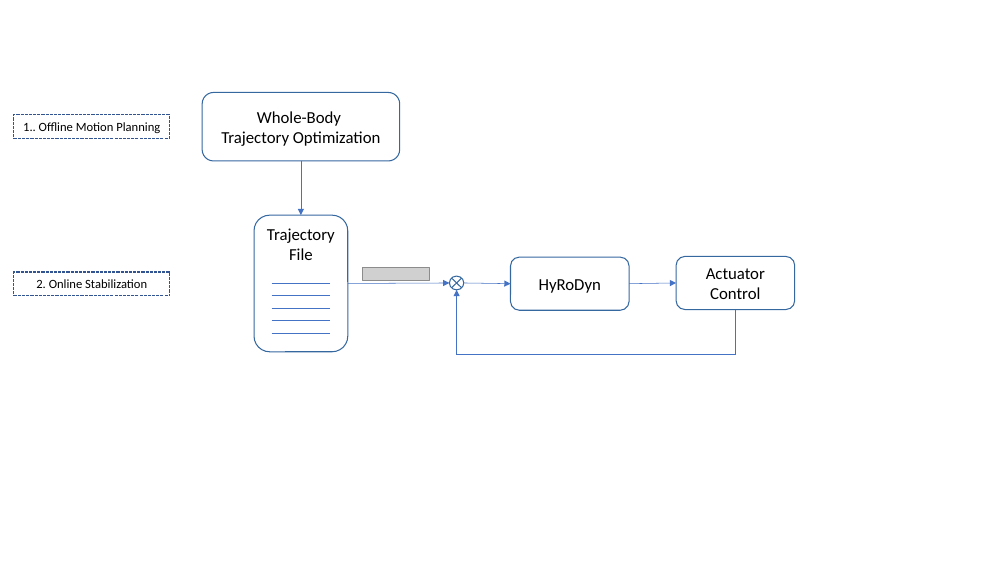
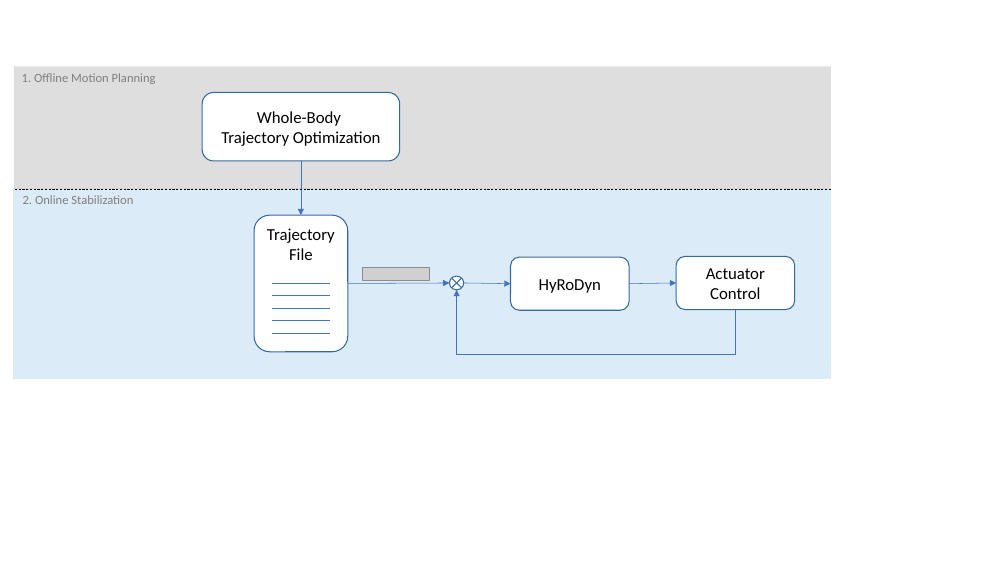
Before and after one commit to julesser/ma-thesis, a slide deck: slide 3 of img/pptGraphs.pptx. Drawn at 1008x567 pixels with LibreOffice and Linux fonts; fonts in the diff are those of the drawing; grey boxes stand for pictures. Boxes give left, top, right and bottom in pixels: in the first picture for what was removed or moved away, otherwise in the second. Text is boxed around its words. In the diff, an @@ line names an element or a change of style, - is before the commit and + after.

```diff
--- a/img/pptGraphs.pptx
+++ b/img/pptGraphs.pptx
@@ text "1. Offline Motion Planning" moved from (x1=14, y1=115, x2=169, y2=138) to (x1=22, y1=73, x2=156, y2=84) @@
@@ text "1. Offline Motion Planning" at (x1=22, y1=73, x2=156, y2=84): vertical alignment middle to top; outline #325491 1 pt dashed to none @@
@@ rectangle added at (x1=14, y1=67, x2=831, y2=189), fill #BFBFBF at 50% opacity @@
@@ text at (x1=22, y1=73, x2=156, y2=84): text changed; text colour #000000 to #808080 @@
-1.. Offline Motion Planning
+1. Offline Motion Planning
@@ text "2. Online Stabilization" moved from (x1=14, y1=272, x2=169, y2=296) to (x1=23, y1=195, x2=133, y2=204) @@
@@ text "2. Online Stabilization" at (x1=23, y1=195, x2=133, y2=204): text colour #000000 to #808080; vertical alignment middle to top; outline #325491 1 pt dashed to none @@
@@ rectangle added at (x1=14, y1=189, x2=831, y2=378), fill #DBEBF8, outline #DBEBF8 1 pt @@
@@ line added from (831, 189) to (14, 189), #000000 0.5 pt dashed @@
```
Also in this commit, not shown: 54 other files.
